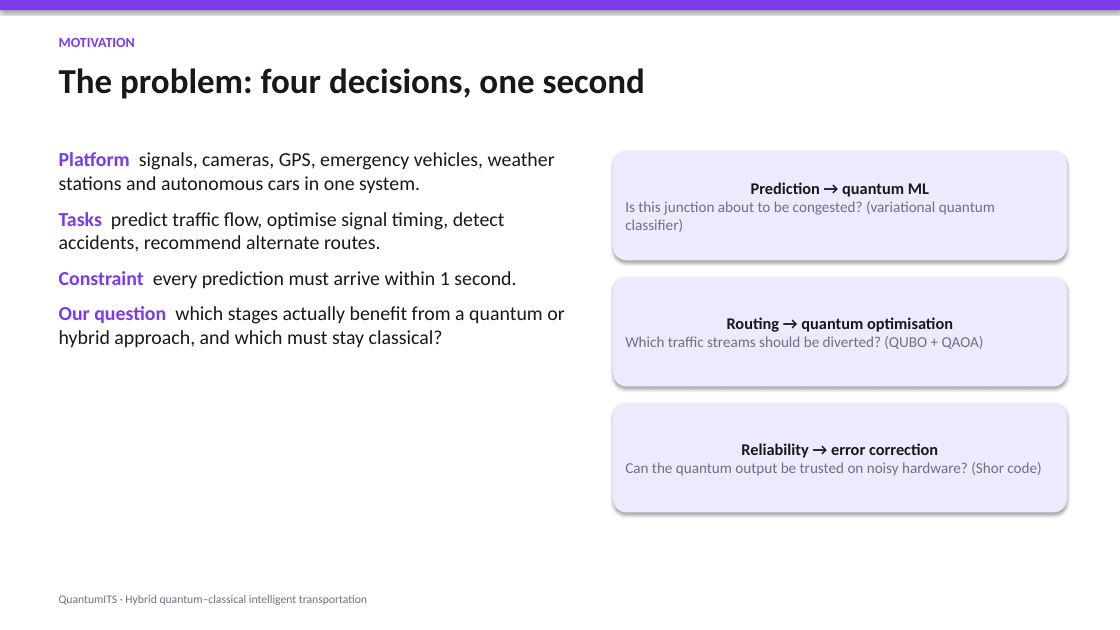
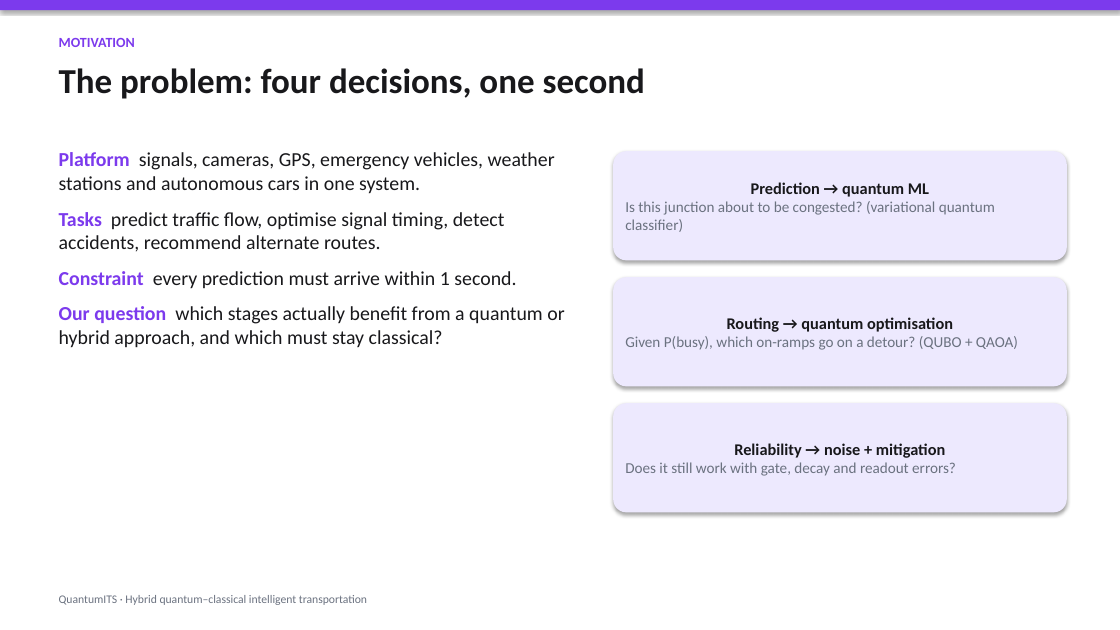
Before and after one commit to NathanC987/quantum-mp, a slide deck: slide 2 of slides/QuantumITS.pptx. Drawn at 1120x630 pixels with LibreOffice and Linux fonts; fonts in the diff are those of the drawing. Boxes give left, top, right and bottom in pixels: in the first picture for what was removed or moved away, otherwise in the second. Text is boxed around its words. In the diff, an @@ line names an element or a change of style, - is before the commit and + after.

```diff
--- a/slides/QuantumITS.pptx
+++ b/slides/QuantumITS.pptx
@@ text in rounded rectangle at bbox=[625, 336, 1018, 350]: text changed @@
-Which traffic streams should be diverted? (QUBO + QAOA)
+Given P(busy), which on-ramps go on a detour? (QUBO + QAOA)
@@ text in rounded rectangle at bbox=[625, 443, 956, 476]: text changed @@
-Reliability → error correction
-Can the quantum output be trusted on noisy hardware? (Shor code)
+Reliability → noise + mitigation
+Does it still work with gate, decay and readout errors?
```
Also in this commit, not shown: 5 other slides changed, 2 slides added, 2 slides removed, 27 other files.
